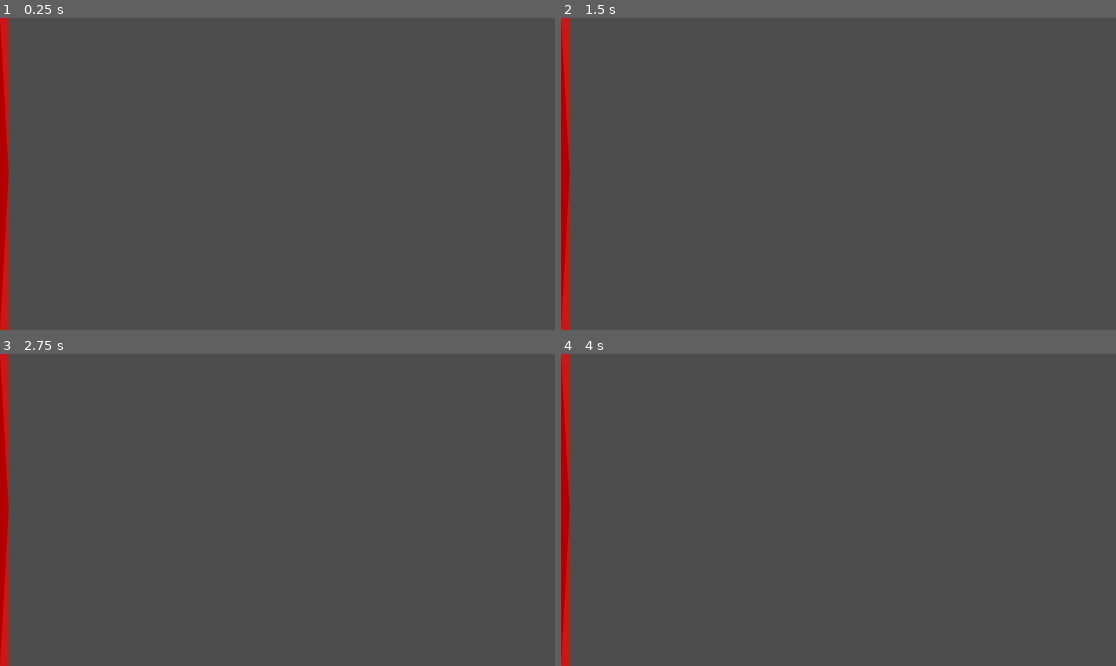
Above: before the commit, frames 1-4 (two rows, left to right).
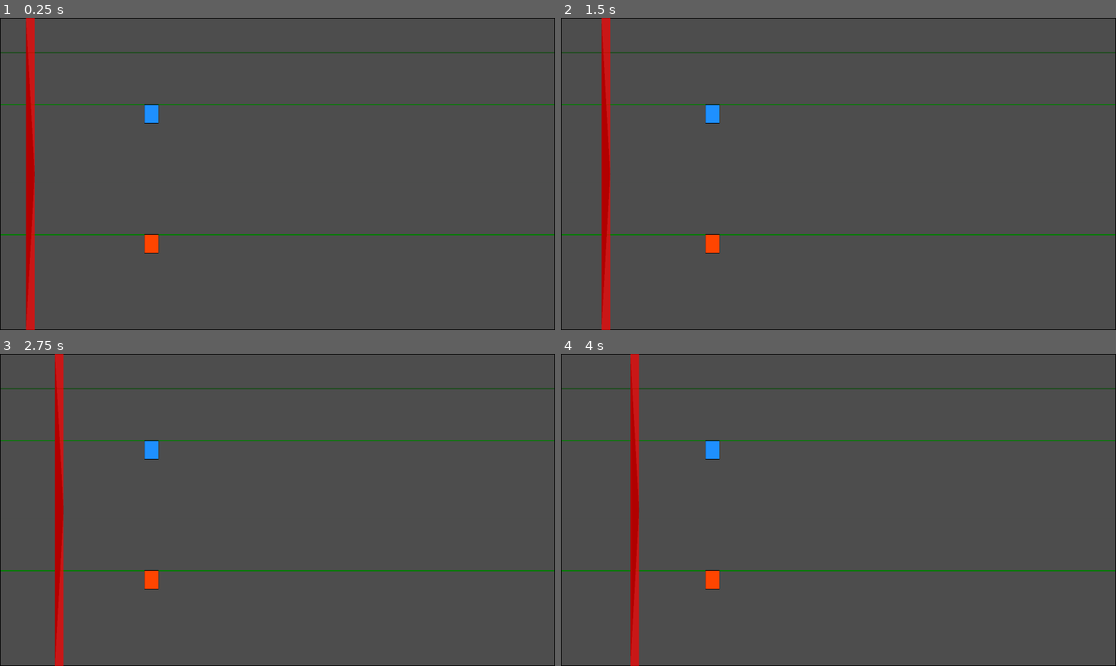
Above: after the commit, the same moments.

Repository: GeorgeMee/Magnetix
Game: Godot game, scene res://src/scenes/main/main.tscn
Two runs of this game, one before a commit and one after it. Both use one fixed random seed, a clock stepped at 60 frames per second and the inputs below.
Inputs:
- Up to frame 1 (0.25 s): no input
- Up to frame 2 (1.5 s): hold Q (magnetism_a) 0.53-1.28 s; tap W (magnetism_b) at 1.35 s
- Up to frame 3 (2.75 s): hold Space (swap) from 2.03 s (still down)
- Up to frame 4 (4 s): release Space (swap) at 2.78 s; tap Q (magnetism_a) at 2.85 s; hold W (magnetism_b) from 3.53 s (still down)

The runs differ from the first frame. In frame 1, 5.2% of the frame differs, in the area x 0-100%, y 0-100%; in frame 2, 5.2%; in frame 3, 5.2%; in frame 4, 5.2%.
Error before the commit: Parse Error: Could not parse global class "PhysicsSystem" from "res://src/scripts/core/physics_system.gd". (res://src/scripts/core/game_manager.gd:19)

Commit message:
Fix reserved keyword 'static' used as parameter name

Diff:
--- a/src/scripts/core/physics_system.gd
+++ b/src/scripts/core/physics_system.gd
@@ -33,14 +33,14 @@
 	for static_body in static_bodies:
 		_resolve_collision(body, static_body)
 
-func _resolve_collision(dynamic : CustBody, static : CustBody) -> void:
-	if not dynamic.collision_box.overlaps(static.collision_box):
+func _resolve_collision(dynamic : CustBody, static_body : CustBody) -> void:
+	if not dynamic.collision_box.overlaps(static_body.collision_box):
 		return
 
-	var overlap_left := dynamic.collision_box.get_right() - static.collision_box.get_left()
-	var overlap_right := static.collision_box.get_right() - dynamic.collision_box.get_left()
-	var overlap_top := dynamic.collision_box.get_bottom() - static.collision_box.get_top()
-	var overlap_bottom := static.collision_box.get_bottom() - dynamic.collision_box.get_top()
+	var overlap_left := dynamic.collision_box.get_right() - static_body.collision_box.get_left()
+	var overlap_right := static_body.collision_box.get_right() - dynamic.collision_box.get_left()
+	var overlap_top := dynamic.collision_box.get_bottom() - static_body.collision_box.get_top()
+	var overlap_bottom := static_body.collision_box.get_bottom() - dynamic.collision_box.get_top()
 
 	var min_overlap_x := minf(overlap_left, overlap_right)
 	var min_overlap_y := minf(overlap_top, overlap_bottom)
